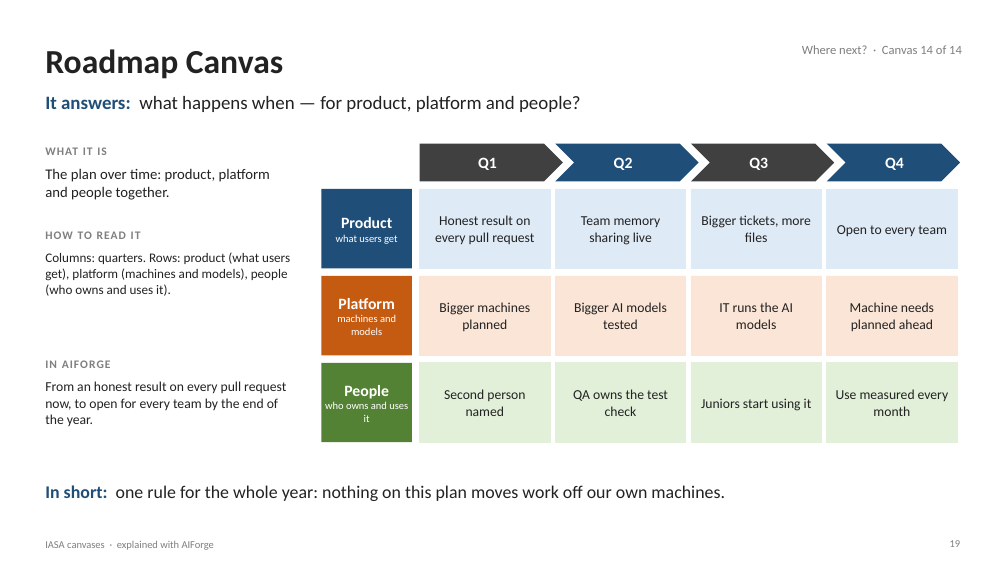
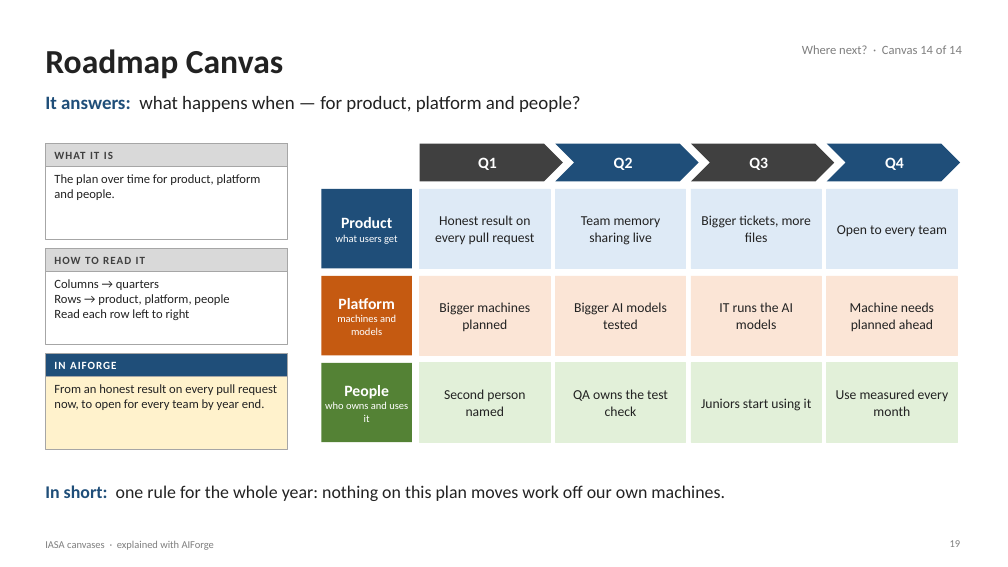
Before and after one commit to Manikanta-Reddy-Pasala/tools, a slide deck: slide 19 of course/iasa-aiforge/IASA-Canvases-with-AIForge.pptx. Drawn at 1008x567 pixels with LibreOffice and Linux fonts; fonts in the diff are those of the drawing. Boxes give left, top, right and bottom in pixels: in the first picture for what was removed or moved away, otherwise in the second. Text is boxed around its words. In the diff, an @@ line names an element or a change of style, - is before the commit and + after.

```diff
--- a/course/iasa-aiforge/IASA-Canvases-with-AIForge.pptx
+++ b/course/iasa-aiforge/IASA-Canvases-with-AIForge.pptx
@@ rectangle added at (x1=45, y1=144, x2=287, y2=240), fill #FFFFFF, outline #A6A6A6 0.75 pt @@
@@ rectangle added at (x1=45, y1=144, x2=287, y2=166), fill #D9D9D9, outline #A6A6A6 0.75 pt @@
@@ text "WHAT IT IS" moved from (x1=45, y1=147, x2=107, y2=155) to (x1=54, y1=152, x2=113, y2=159) @@
@@ text "WHAT IT IS" at (x1=54, y1=152, x2=113, y2=159): size 11 to 10.5 pt, text colour #7F7F7F to #404040; vertical alignment top to middle @@
@@ text at (x1=54, y1=174, x2=261, y2=200): text changed; size 14 to 12 pt @@
-The plan over time: product, platform and people together.
+The plan over time for product, platform and people.
@@ rectangle added at (x1=45, y1=249, x2=287, y2=345), fill #FFFFFF, outline #A6A6A6 0.75 pt @@
@@ rectangle added at (x1=45, y1=249, x2=287, y2=271), fill #D9D9D9, outline #A6A6A6 0.75 pt @@
@@ text "HOW TO READ IT" at (x1=54, y1=257, x2=145, y2=264): size 11 to 10.5 pt, text colour #7F7F7F to #404040; vertical alignment top to middle @@
@@ text "HOW TO READ IT" moved from (x1=45, y1=231, x2=141, y2=239) to (x1=54, y1=257, x2=145, y2=264) @@
@@ text at (x1=54, y1=279, x2=229, y2=320): text changed; size 12.5 to 12 pt @@
-Columns: quarters. Rows: product (what users get), platform (machines and models), people (who owns and uses it).
+Columns → quarters
+Rows → product, platform, people
+Read each row left to right
@@ rectangle added at (x1=45, y1=354, x2=287, y2=450), fill #FFF2CC, outline #A6A6A6 0.75 pt @@
@@ rectangle added at (x1=45, y1=354, x2=287, y2=377), fill #1F4E79, outline #A6A6A6 0.75 pt @@
@@ text "IN AIFORGE" moved from (x1=45, y1=360, x2=111, y2=368) to (x1=54, y1=361, x2=116, y2=369) @@
@@ text "IN AIFORGE" at (x1=54, y1=361, x2=116, y2=369): size 11 to 10.5 pt, text colour #7F7F7F to #FFFFFF; vertical alignment top to middle @@
@@ text at (x1=54, y1=384, x2=277, y2=410): text changed; size 13 to 12 pt @@
-From an honest result on every pull request now, to open for every team by the end of the year.
+From an honest result on every pull request now, to open for every team by year end.
```
Also in this commit, not shown: 13 other slides changed, 2 other files.
